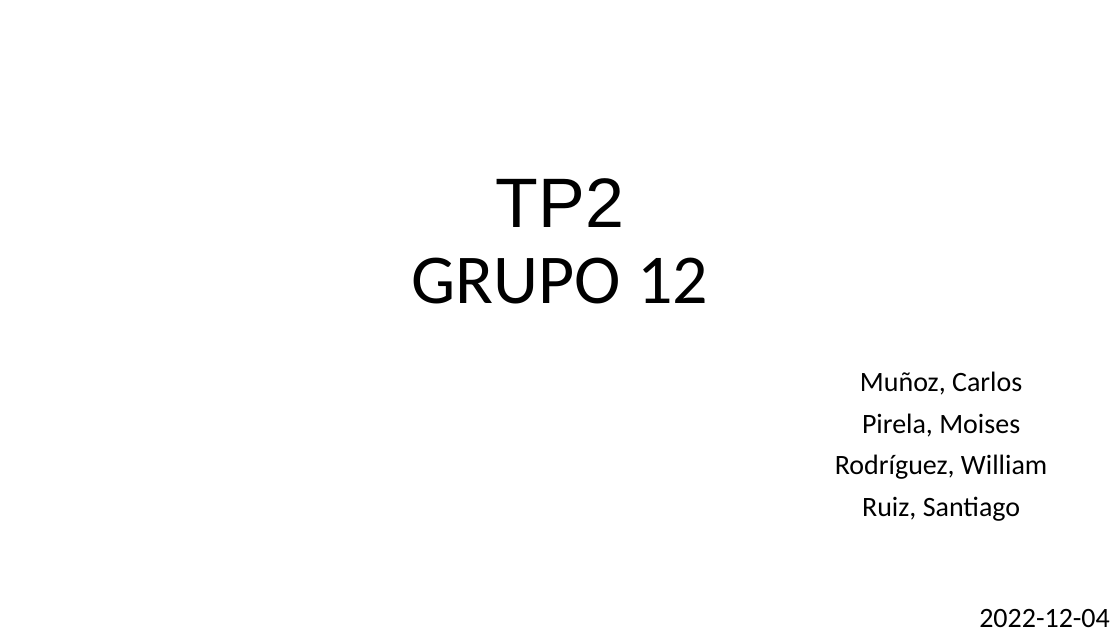
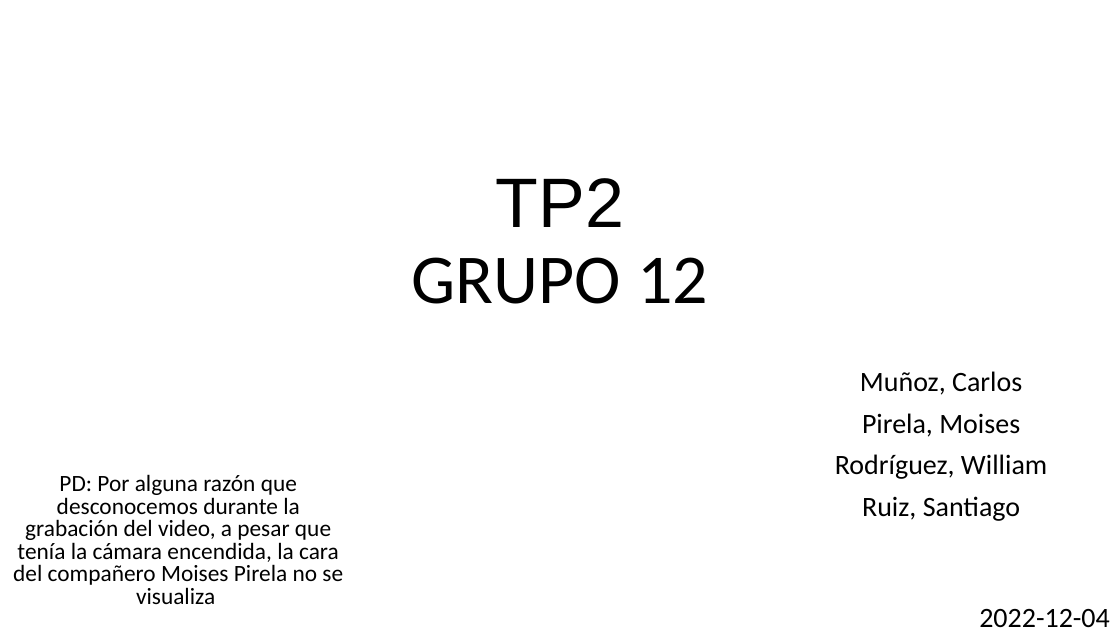
Before and after one commit to asasa293/limpieza_datos, a slide deck: slide 1 of TP2/TP2_GRUPO12.pptx. Drawn at 1120x630 pixels with LibreOffice and Linux fonts; fonts in the diff are those of the drawing. Boxes give left, top, right and bottom in pixels: in the first picture for what was removed or moved away, otherwise in the second. Text is boxed around its words. In the diff, an @@ line names an element or a change of style, - is before the commit and + after.

```diff
--- a/TP2/TP2_GRUPO12.pptx
+++ b/TP2/TP2_GRUPO12.pptx
@@ text added at [13, 474, 343, 604], 20 pt, text #000000 @@
+PD: Por alguna razón que desconocemos durante la grabación del video, a pesar que tenía la cámara encendida, la cara del compañero Moises Pirela no se visualiza
```
Also in this commit, not shown: 10 slides added, 20 slides removed, 2 other files.
